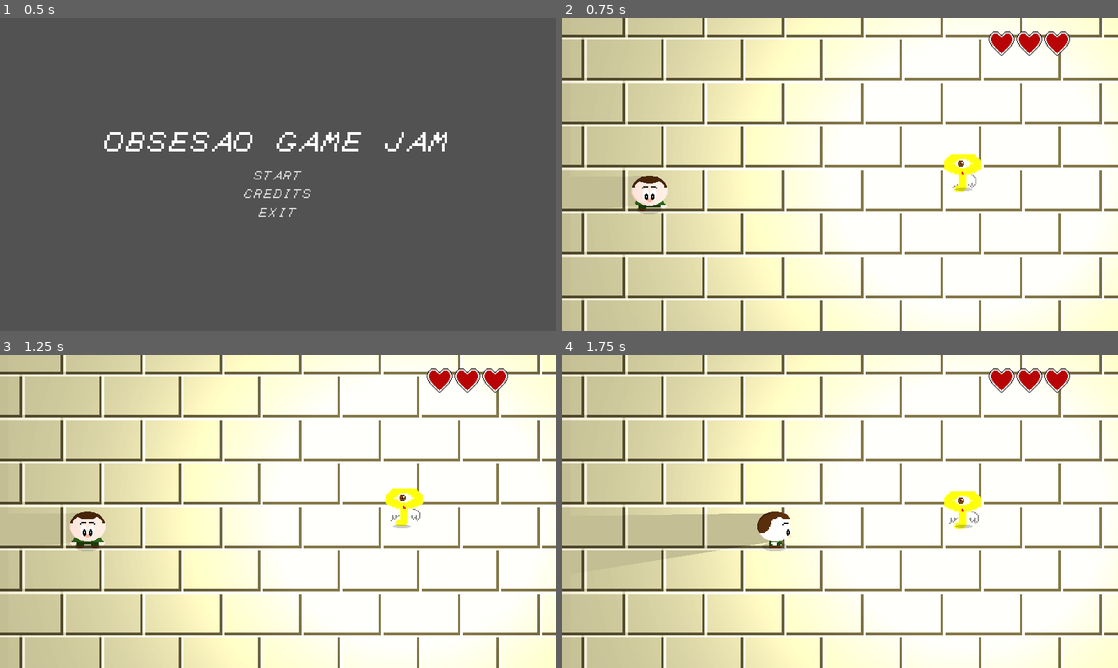
Above: before the commit, frames 1-4 (two rows, left to right).
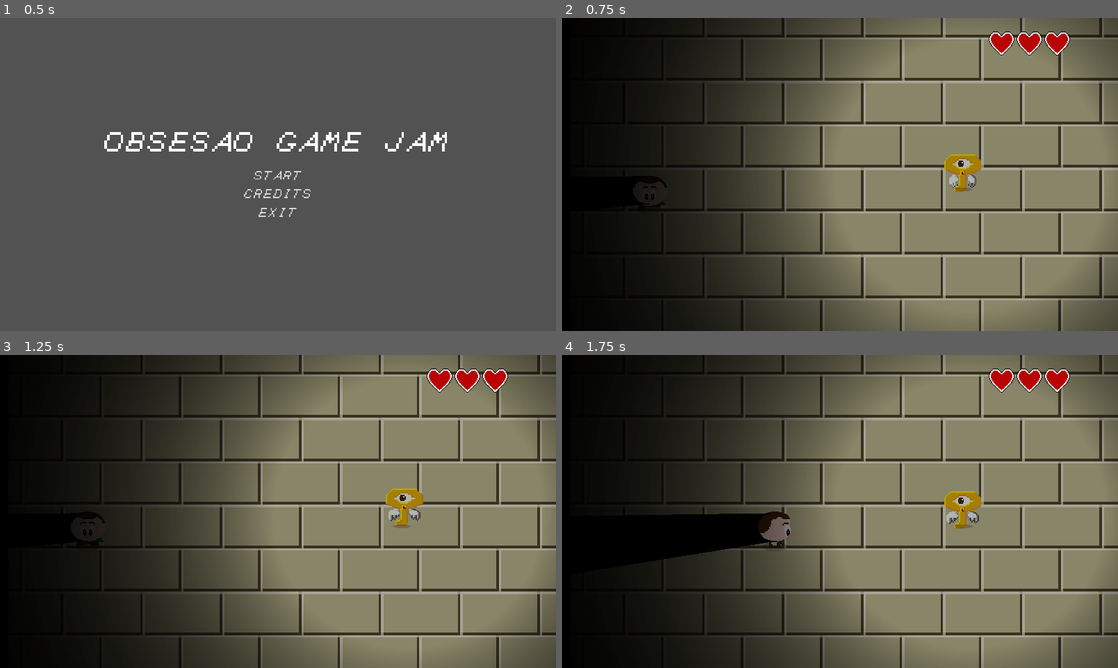
Above: after the commit, the same moments.

Repository: GameJams-fiwon123/GameD3v-OBSESSAO
Game: Godot game, scene res://Scenes/Screens/MainMenu.tscn
The game is run twice, just before and just after one commit, with the same random seed, the same clock (stepped at 60 frames per second) and the same inputs.
Inputs:
- Up to frame 1 (0.5 s): no input
- Up to frame 2 (0.75 s): click "START" at 0.5 s
- Up to frame 3 (1.25 s): no input
- Up to frame 4 (1.75 s): hold D (right) from 1.28 s (still down)

Frame 1 is identical in both runs. In frame 2, 99% of the frame differs, in the area x 0-100%, y 0-100%; in frame 3, 99%; in frame 4, 99%.
Error in both runs: Invalid get index '0' (on base: 'PoolVector2Array'). (res://Scripts/Key.gd:31)

Commit message:
Completed base game

Diff:
--- a/obsessao/Scenes/Level/Level1.tscn
+++ b/obsessao/Scenes/Level/Level1.tscn
@@ -24,10 +24,10 @@
 script = ExtResource( 1 )
 
 [node name="CanvasModulate" type="CanvasModulate" parent="."]
-visible = false
 color = Color( 0, 0, 0, 1 )
 
 [node name="Mapa" type="Node2D" parent="."]
+editor/display_folded = true
 
 [node name="Ground" parent="Mapa" instance=ExtResource( 2 )]
 
@@ -251,7 +251,7 @@
 script = ExtResource( 5 )
 
 [node name="Position2D9" type="Position2D" parent="Navigation2D/Destinations"]
-position = Vector2( 26782.6, 371.062 )
+position = Vector2( 26577.7, 363.472 )
 
 [node name="YSort" type="YSort" parent="."]
 
@@ -269,7 +269,7 @@
 zoom = Vector2( 0.7, 0.7 )
 limit_left = 0
 limit_top = 0
-limit_right = 12160
+limit_right = 26880
 limit_bottom = 720
 editor_draw_limits = true
 editor_draw_drag_margin = true
@@ -721,9 +721,6 @@
 [node name="Morcego6" parent="Morcegos" instance=ExtResource( 13 )]
 position = Vector2( 17786, 439.559 )
 
-[node name="Sprite" parent="Morcegos/Morcego6" index="0"]
-frame = 3
-
 [node name="Position" parent="Morcegos/Morcego6" index="2"]
 position = Vector2( 1.97253, -301.376 )
 
@@ -733,9 +730,6 @@
 [node name="Morcego7" parent="Morcegos" instance=ExtResource( 13 )]
 position = Vector2( 16899.1, 297.593 )
 
-[node name="Sprite" parent="Morcegos/Morcego7" index="0"]
-frame = 3
-
 [node name="Position" parent="Morcegos/Morcego7" index="2"]
 position = Vector2( -3.03918, -161.081 )
 
@@ -746,7 +740,7 @@
 position = Vector2( 18104.9, 218.76 )
 
 [node name="Sprite" parent="Morcegos/Morcego8" index="0"]
-frame = 2
+frame = 3
 
 [node name="Position" parent="Morcegos/Morcego8" index="2"]
 position = Vector2( 4.96082, -85.0809 )
@@ -758,7 +752,7 @@
 position = Vector2( 18108.7, 503.077 )
 
 [node name="Sprite" parent="Morcegos/Morcego9" index="0"]
-frame = 2
+frame = 3
 
 [node name="Position" parent="Morcegos/Morcego9" index="2"]
 position = Vector2( -0.0391846, -88.0809 )
@@ -782,7 +776,7 @@
 position = Vector2( 18878.1, 235.221 )
 
 [node name="Sprite" parent="Morcegos/Morcego11" index="0"]
-frame = 1
+frame = 2
 
 [node name="Position" parent="Morcegos/Morcego11" index="2"]
 position = Vector2( -3.03918, -100.081 )
@@ -793,9 +787,6 @@
 [node name="Morcego12" parent="Morcegos" instance=ExtResource( 13 )]
 position = Vector2( 18880.3, 510.831 )
 
-[node name="Sprite" parent="Morcegos/Morcego12" index="0"]
-frame = 1
-
 [node name="Position" parent="Morcegos/Morcego12" index="2"]
 position = Vector2( -3.03918, -99.0808 )
 
@@ -814,9 +805,6 @@
 [node name="Morcego14" parent="Morcegos" instance=ExtResource( 13 )]
 position = Vector2( 19648.9, 227.626 )
 
-[node name="Sprite" parent="Morcegos/Morcego14" index="0"]
-frame = 3
-
 [node name="Position" parent="Morcegos/Morcego14" index="2"]
 position = Vector2( -4.26575, -162.923 )
 
@@ -826,9 +814,6 @@
 [node name="Morcego15" parent="Morcegos" instance=ExtResource( 13 )]
 position = Vector2( 19518.7, 647.511 )
 
-[node name="Sprite" parent="Morcegos/Morcego15" index="0"]
-frame = 3
-
 [node name="Position" parent="Morcegos/Morcego15" index="2"]
 position = Vector2( -7.95129, -584.036 )
 
@@ -839,7 +824,7 @@
 position = Vector2( 19772.9, 496.499 )
 
 [node name="Sprite" parent="Morcegos/Morcego16" index="0"]
-frame = 2
+frame = 3
 
 [node name="Position" parent="Morcegos/Morcego16" index="2"]
 position = Vector2( -4.2677, -433.025 )
@@ -851,7 +836,7 @@
 position = Vector2( 19901.8, 361.449 )
 
 [node name="Sprite" parent="Morcegos/Morcego17" index="0"]
-frame = 1
+frame = 2
 
 [node name="Position" parent="Morcegos/Morcego17" index="2"]
 position = Vector2( -3.03918, -299.202 )
@@ -880,9 +865,6 @@
 [node name="Morcego20" parent="Morcegos" instance=ExtResource( 13 )]
 position = Vector2( 20283.6, 507.549 )
 
-[node name="Sprite" parent="Morcegos/Morcego20" index="0"]
-frame = 3
-
 [node name="Position" parent="Morcegos/Morcego20" index="2"]
 position = Vector2( -11.6329, -445.302 )
 
@@ -892,9 +874,6 @@
 [node name="Morcego21" parent="Morcegos" instance=ExtResource( 13 )]
 position = Vector2( 23225.9, 498.505 )
 
-[node name="Sprite" parent="Morcegos/Morcego21" index="0"]
-frame = 3
-
 [node name="Position" parent="Morcegos/Morcego21" index="2"]
 position = Vector2( 0.644409, -92.9422 )
 
@@ -904,9 +883,6 @@
 [node name="Morcego22" parent="Morcegos" instance=ExtResource( 13 )]
 position = Vector2( 23232, 221.155 )
 
-[node name="Sprite" parent="Morcegos/Morcego22" index="0"]
-frame = 3
-
 [node name="Position" parent="Morcegos/Morcego22" index="2"]
 position = Vector2( -4.2677, -88.0313 )
 
@@ -917,7 +893,7 @@
 position = Vector2( 23488.2, 365.859 )
 
 [node name="Sprite" parent="Morcegos/Morcego23" index="0"]
-frame = 2
+frame = 3
 
 [node name="Position" parent="Morcegos/Morcego23" index="2"]
 position = Vector2( -5.49426, -302.885 )
@@ -929,7 +905,7 @@
 position = Vector2( 24505.3, 227.235 )
 
 [node name="Sprite" parent="Morcegos/Morcego24" index="0"]
-frame = 2
+frame = 3
 
 [node name="Position" parent="Morcegos/Morcego24" index="2"]
 position = Vector2( -3.98645, -156.673 )
@@ -953,7 +929,7 @@
 position = Vector2( 24764.2, 78.5887 )
 
 [node name="Sprite" parent="Morcegos/Morcego26" index="0"]
-frame = 1
+frame = 2
 
 [node name="Position" parent="Morcegos/Morcego26" index="2"]
 position = Vector2( 1.78894, -15.5537 )
@@ -965,7 +941,7 @@
 position = Vector2( 24769.2, 364.189 )
 
 [node name="Sprite" parent="Morcegos/Morcego27" index="0"]
-frame = 1
+frame = 2
 
 [node name="Position" parent="Morcegos/Morcego27" index="2"]
 position = Vector2( -4.20129, -97.4008 )
@@ -976,9 +952,6 @@
 [node name="Morcego28" parent="Morcegos" instance=ExtResource( 13 )]
 position = Vector2( 24767.6, 646.449 )
 
-[node name="Sprite" parent="Morcegos/Morcego28" index="0"]
-frame = 1
-
 [node name="Position" parent="Morcegos/Morcego28" index="2"]
 position = Vector2( -3.27942, -99.0072 )
 
@@ -1006,9 +979,6 @@
 [node name="Morcego31" parent="Morcegos" instance=ExtResource( 13 )]
 position = Vector2( 25280.3, 81.9291 )
 
-[node name="Sprite" parent="Morcegos/Morcego31" index="0"]
-frame = 3
-
 [node name="Position" parent="Morcegos/Morcego31" index="2"]
 position = Vector2( -2.77356, -18.5673 )
 
@@ -1018,9 +988,6 @@
 [node name="Morcego32" parent="Morcegos" instance=ExtResource( 13 )]
 position = Vector2( 25275.3, 365.859 )
 
-[node name="Sprite" parent="Morcegos/Morcego32" index="0"]
-frame = 3
-
 [node name="Position" parent="Morcegos/Morcego32" index="2"]
 position = Vector2( -1.41418, -100.19 )
 
@@ -1030,9 +997,6 @@
 [node name="Morcego33" parent="Morcegos" instance=ExtResource( 13 )]
 position = Vector2( 25277, 643.109 )
 
-[node name="Sprite" parent="Morcegos/Morcego33" index="0"]
-frame = 3
-
 [node name="Position" parent="Morcegos/Morcego33" index="2"]
 position = Vector2( 1.30847, -93.3878 )
 
@@ -1043,7 +1007,7 @@
 position = Vector2( 25537.5, 222.224 )
 
 [node name="Sprite" parent="Morcegos/Morcego34" index="0"]
-frame = 2
+frame = 3
 
 [node name="Position" parent="Morcegos/Morcego34" index="2"]
 position = Vector2( -5.49426, -154.604 )
@@ -1055,7 +1019,7 @@
 position = Vector2( 25537.5, 502.814 )
 
 [node name="Sprite" parent="Morcegos/Morcego35" index="0"]
-frame = 2
+frame = 3
 
 [node name="Position" parent="Morcegos/Morcego35" index="2"]
 position = Vector2( -2.77356, -93.3877 )
--- a/obsessao/Scenes/Objects/Arrow.tscn
+++ b/obsessao/Scenes/Objects/Arrow.tscn
@@ -1,7 +1,8 @@
-[gd_scene load_steps=4 format=2]
+[gd_scene load_steps=5 format=2]
 
 [ext_resource path="res://Scripts/Arrow.gd" type="Script" id=1]
 [ext_resource path="res://GFX/Flecha.png" type="Texture" id=2]
+[ext_resource path="res://SFX/SFX_-_flecha.ogg" type="AudioStream" id=3]
 
 [sub_resource type="RectangleShape2D" id=1]
 extents = Vector2( 49.3217, 10 )
@@ -16,4 +17,7 @@
 [node name="CollisionShape2D" type="CollisionShape2D" parent="."]
 shape = SubResource( 1 )
 
+[node name="AudioStreamPlayer" type="AudioStreamPlayer" parent="."]
+stream = ExtResource( 3 )
+
 [connection signal="body_entered" from="." to="." method="_on_Arrow_body_entered"]
--- a/obsessao/Scenes/Objects/Morcego.tscn
+++ b/obsessao/Scenes/Objects/Morcego.tscn
@@ -15,6 +15,7 @@
 } ]
 
 [sub_resource type="RectangleShape2D" id=2]
+extents = Vector2( 17.6641, 10.67 )
 
 [node name="Morcego" type="KinematicBody2D"]
 collision_layer = 4
@@ -22,6 +23,7 @@
 
 [node name="Sprite" type="AnimatedSprite" parent="."]
 frames = SubResource( 1 )
+frame = 1
 playing = true
 
 [node name="CollisionShape2D" type="CollisionShape2D" parent="."]
--- a/obsessao/Scripts/Arrow.gd
+++ b/obsessao/Scripts/Arrow.gd
@@ -1,4 +1,6 @@
 extends Area2D
+
+onready var audio = $AudioStreamPlayer
 
 var base_speed = 600
 var speed = 0
--- a/obsessao/Scripts/Game.gd
+++ b/obsessao/Scripts/Game.gd
@@ -1,8 +1,12 @@
 extends Node2D
+
+var music = "res://SFX/Gameplay/Indiana_Joao_e_o_Templo_da_Perseguicao_-_Templo.ogg"
 
 # Called when the node enters the scene tree for the first time.
 func _ready():
 	Global.game = self
+	Global.audio.stream = load(music)
+	Global.audio.play()
 
 func do_damage():
 	Global.player.lifes -= 1
--- a/obsessao/Scripts/Global.gd
+++ b/obsessao/Scripts/Global.gd
@@ -9,6 +9,8 @@
 var navigation
 var destinations
 
+onready var audio = $AudioStreamPlayer
+
 #Scenes
 var MAIN_MENU = "res://Scenes/Screens/MainMenu.tscn"
 var CREDITS = "res://Scenes/Screens/Credits.tscn"
--- a/obsessao/Scripts/Ground.gd
+++ b/obsessao/Scripts/Ground.gd
@@ -4,6 +4,7 @@
 	$DetecOut/CollisionShape2D.disabled = false
 	for item in $Arrows.get_children():
 		item.speed = item.base_speed
+		item.audio.play()
 
 
 func _on_DetecOut_area_entered(area):
--- a/obsessao/Scripts/MainMenu.gd
+++ b/obsessao/Scripts/MainMenu.gd
@@ -1,4 +1,10 @@
 extends Control
+
+var music = "res://SFX/Screen/Tela_Inicial.wav"
+
+func _ready():
+	Global.audio.stream = load(music)
+	Global.audio.play()
 
 func _on_ButtonStart_pressed():
 	get_tree().change_scene(Global.LEVEL1)
Not shown, added: obsessao/SFX/Gameplay/Indiana_Joao_e_o_Templo_da_Perseguicao_-_Templo.ogg.import
Not shown, added: obsessao/SFX/Gameplay/Indiana_Joao_e_o_Templo_da_Perseguicao_-_Templo.ogg
